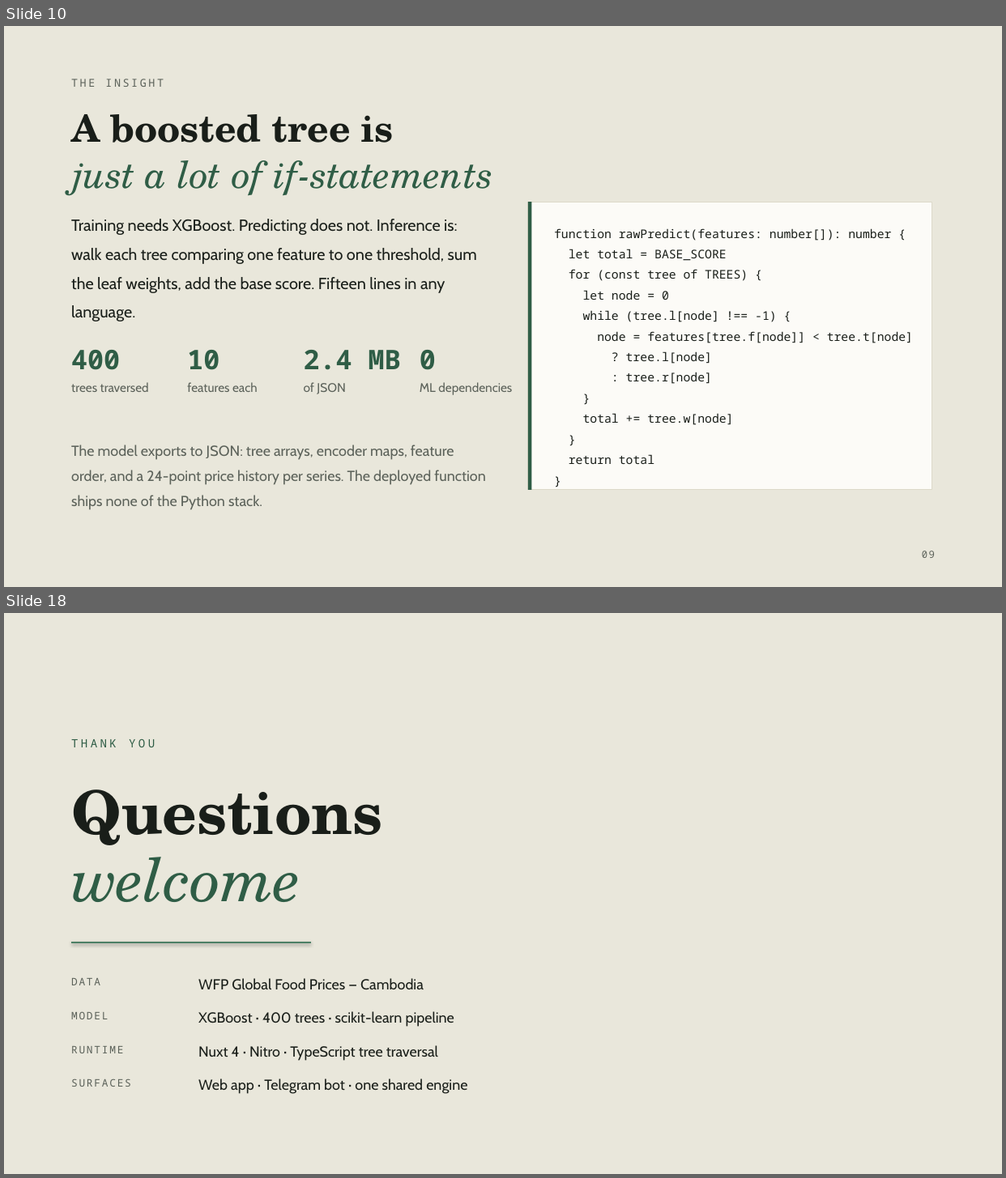
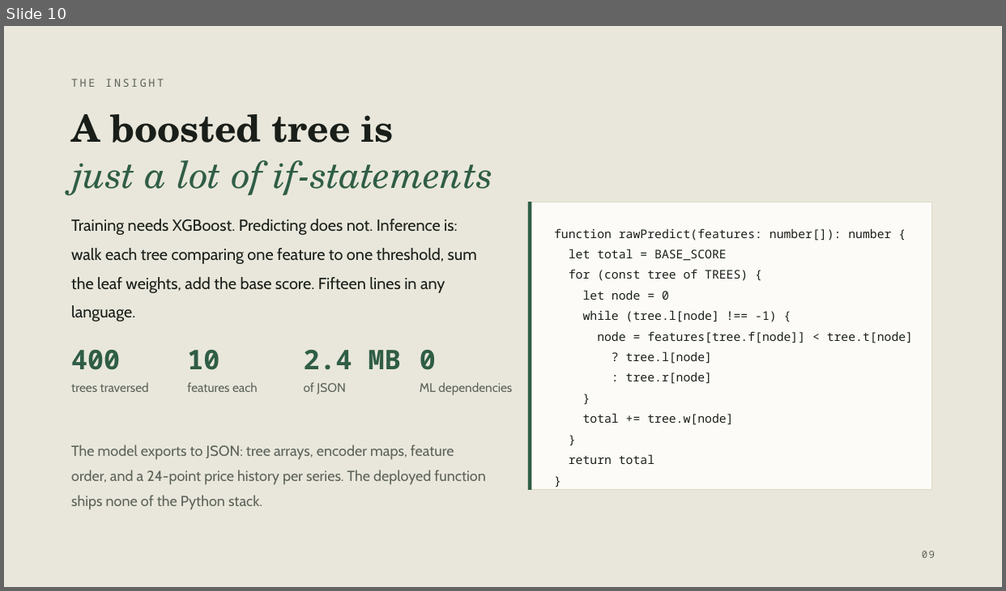
Before and after one commit to vaungsophal/food-price-prediction, a slide deck: reports/Cambodia_Food_Price_Forecast.pptx. Shown one above the other, each under a label of ours: slides 10 and 18 before the commit, slide 10 after it; the slides between them are not shown. The pictures are 1006x1178 and 1006x591 pixels, drawn with LibreOffice and Linux fonts; fonts in the diff are those of the drawing. Boxes give left, top, right and bottom in pixels: in the first picture for what was removed or moved away, otherwise in the second. Text is boxed around its words. In the diff, an @@ line names an element or a change of style, - is before the commit and + after.

```diff
--- a/reports/Cambodia_Food_Price_Forecast.pptx
+++ b/reports/Cambodia_Food_Price_Forecast.pptx
@@ slide 18 removed at [4,613,1002,1174], background #FFFFFF @@
@@ rectangle removed at [4,613,1002,1174] @@
@@ text removed at [71,739,155,747] @@
-THANK YOU
@@ text removed at [71,790,383,845] @@
-Questions
@@ text removed at [71,841,301,902] @@
-welcome
@@ line removed from (71, 943) to (311, 943) @@
@@ text removed at [71,978,100,986] @@
-DATA
@@ text removed at [198,978,424,990] @@
-WFP Global Food Prices — Cambodia
@@ text removed at [71,1012,108,1020] @@
-MODEL
@@ text removed at [198,1012,454,1027] @@
-XGBoost · 400 trees · scikit-learn pipeline
@@ text removed at [71,1046,123,1054] @@
-RUNTIME
@@ text removed at [198,1046,438,1061] @@
-Nuxt 4 · Nitro · TypeScript tree traversal
@@ text removed at [71,1080,131,1087] @@
-SURFACES
@@ text removed at [198,1079,467,1094] @@
-Web app · Telegram bot · one shared engine
```
Also in this commit, not shown: 5 slides changed, 5 slides added, 7 other slides removed, 3 other files.
